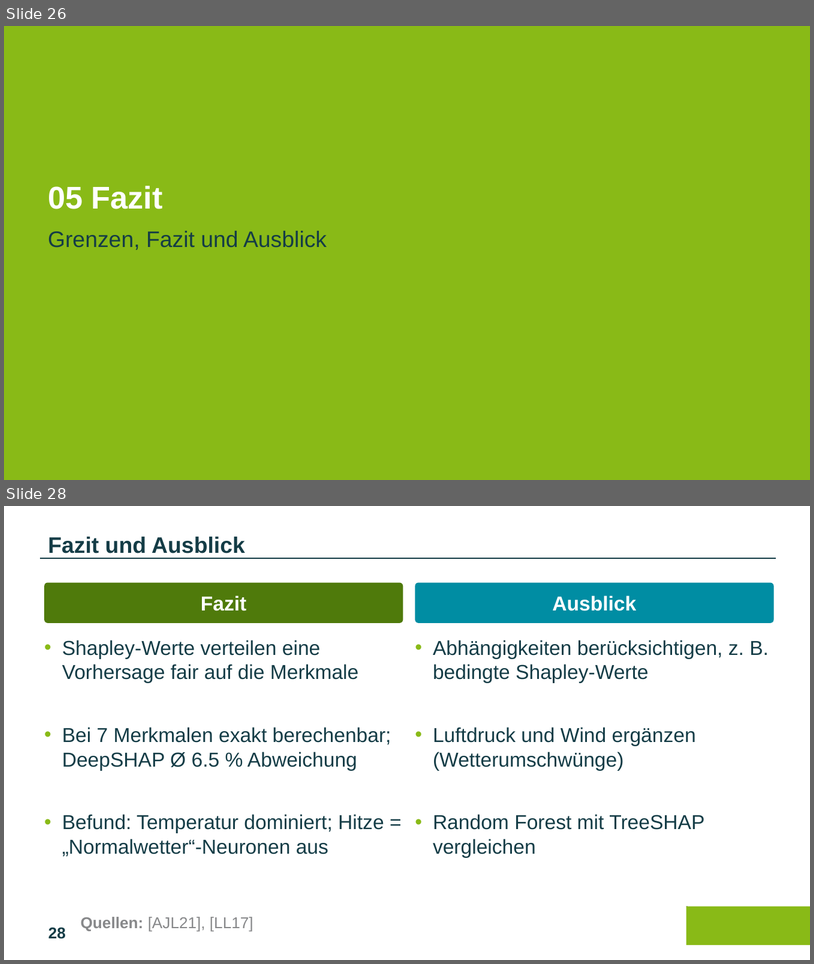
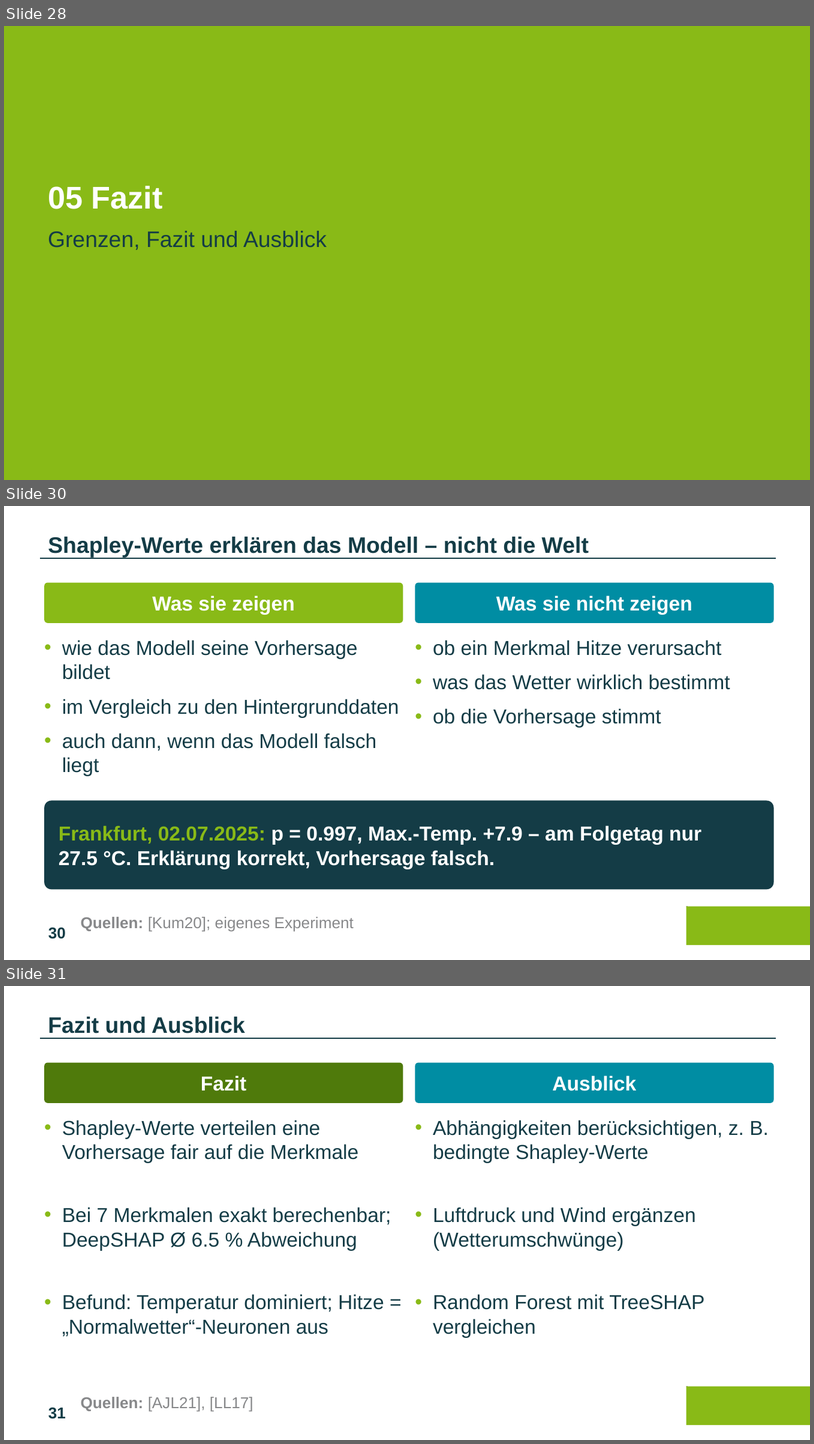
Before and after one commit to amk0098/shapley-mlp-seminar, a slide deck: slides/Shapley_MLP_Vortrag.pptx. Shown one above the other, each under a label of ours: slides 26 and 28 before the commit, slides 28, 30 and 31 after it; the slides between them are not shown. The pictures are 814x964 and 814x1444 pixels, drawn with LibreOffice and Linux fonts; fonts in the diff are those of the drawing; background and template pictures are left out. Boxes give left, top, right and bottom in pixels: in the first picture for what was removed or moved away, otherwise in the second. Text is boxed around its words. In the diff, an @@ line names an element or a change of style, - is before the commit and + after.

```diff
--- a/slides/Shapley_MLP_Vortrag.pptx
+++ b/slides/Shapley_MLP_Vortrag.pptx
@@ slide 30 added at (4,506,810,960), background #FFFFFF; not listed: 3 template elements that a slide beside it also shows @@
@@ text added at (48,537,589,558), 20 pt, text #143C46, bold @@
+Shapley-Werte erklären das Modell – nicht die Welt
@@ rounded rectangle added at (44,583,403,623), fill #89BA17, 18 pt, text #FFFFFF, bold @@
+Was sie zeigen
@@ rounded rectangle added at (415,583,774,623), fill #008DA3, 18 pt, text #FFFFFF, bold @@
+Was sie nicht zeigen
@@ text added at (62,640,399,775), 18 pt, text #143C46 @@
+• wie das Modell seine Vorhersage bildet
+• im Vergleich zu den Hintergrunddaten
+• auch dann, wenn das Modell falsch liegt
@@ text added at (433,640,731,727), 18 pt, text #143C46 @@
+• ob ein Merkmal Hitze verursacht
+• was das Wetter wirklich bestimmt
+• ob die Vorhersage stimmt
@@ rounded rectangle added at (44,801,774,889), fill #143C46, 18 pt, text #FFFFFF, bold @@
+Frankfurt, 02.07.2025: p = 0.997, Max.-Temp. +7.9 – am Folgetag nur 27.5 °C. Erklärung korrekt, Vorhersage falsch.
@@ text added at (81,916,354,931), 14 pt, text #87888A @@
+Quellen: [Kum20]; eigenes Experiment
@@ what was slide 26 is now slide 28 @@
@@ what was slide 28 is now slide 31 @@
@@ page number at (48,1407,66,1419): text changed @@
-28
+31
```
Also in this commit, not shown: 2 slides changed, 4 other slides added, 6 other files.
